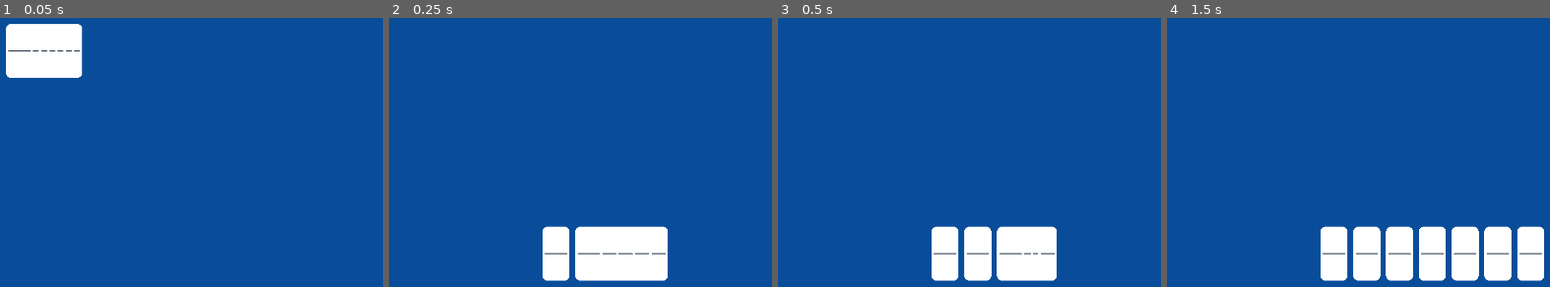
Above: before the commit, frames 1-4 (left to right).
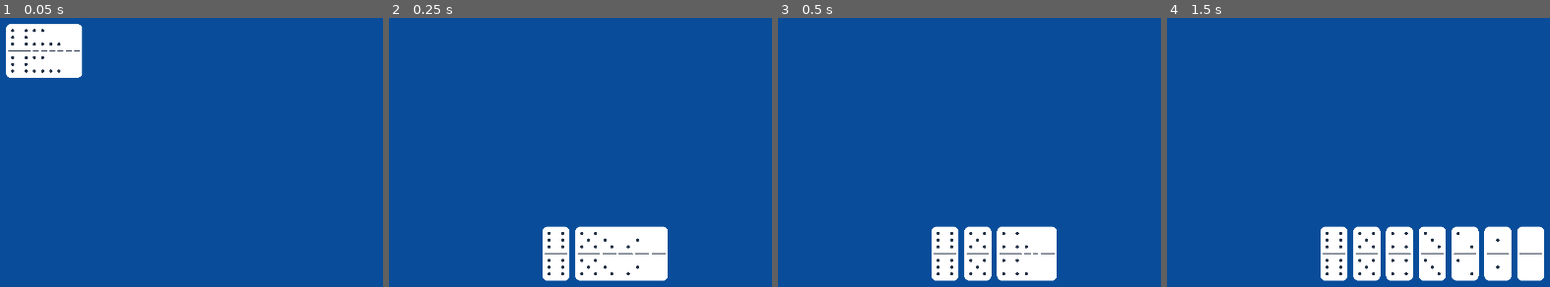
Above: after the commit, the same moments.

Repository: lenny015/capstone-game
Game: Godot game, scene res://scenes/game_board.tscn
The game is run twice, just before and just after one commit, with the same random seed, the same clock (stepped at 60 frames per second) and the same inputs.
Inputs (mouse positions are in pixels of both pictures, inside the frame that each line leads up to):
- Up to frame 1 (0.05 s): no input
- Up to frame 2 (0.25 s): no input
- Up to frame 3 (0.5 s): no input
- Up to frame 4 (1.5 s): move the mouse to (outside the picture) at 0.52 s; click (outside the picture) at 0.67 s; move the mouse to (1274, 90) at 1.27 s; click (1274, 90) at 1.42 s

The runs differ from the first frame. In frame 1, 0.2% of the frame differs, in the area x 2-16%, y 4-21%; in frame 2, 0.3%; in frame 3, 0.3%; in frame 4, 0.4%, in the area x 41-87%, y 79-96%.

Commit message:
Add domino_area to set domino values

Diff:
--- a/scripts/domino.gd
+++ b/scripts/domino.gd
@@ -4,8 +4,8 @@
 var left_val: int = 0
 var right_val: int = 0
 
-@onready var right_pips: AnimatedSprite2D = $Tile/RightPip
-@onready var left_pips: AnimatedSprite2D = $Tile/LeftPip
+@onready var right_pips: AnimatedSprite2D = $"../Tile/RightPip"
+@onready var left_pips: AnimatedSprite2D = $"../Tile/LeftPip"
 
 func set_values(left: int, right: int):
 	left_val = left
--- a/scripts/domino_manager.gd
+++ b/scripts/domino_manager.gd
@@ -67,7 +67,6 @@
 		tween.tween_property(domino, "position", target_pos, 0.15)
 
 func store_original_position(domino: Node2D):
-	"""Call this from PlayerHand after positioning dominoes"""
 	domino_original_pos[domino] = domino.position.y
 
 func raycast_check():
--- a/scripts/player_hand.gd
+++ b/scripts/player_hand.gd
@@ -19,6 +19,10 @@
 		var new_domino = domino_scene.instantiate()
 		domino_manager.add_child(new_domino)
 		new_domino.name = "Domino" + str(i)
+
+		var domino_area = new_domino.get_node("Area2D")
+		domino_area.set_values(i, i)
+
 		add_domino_to_hand(new_domino)
 
 func add_domino_to_hand(domino):
